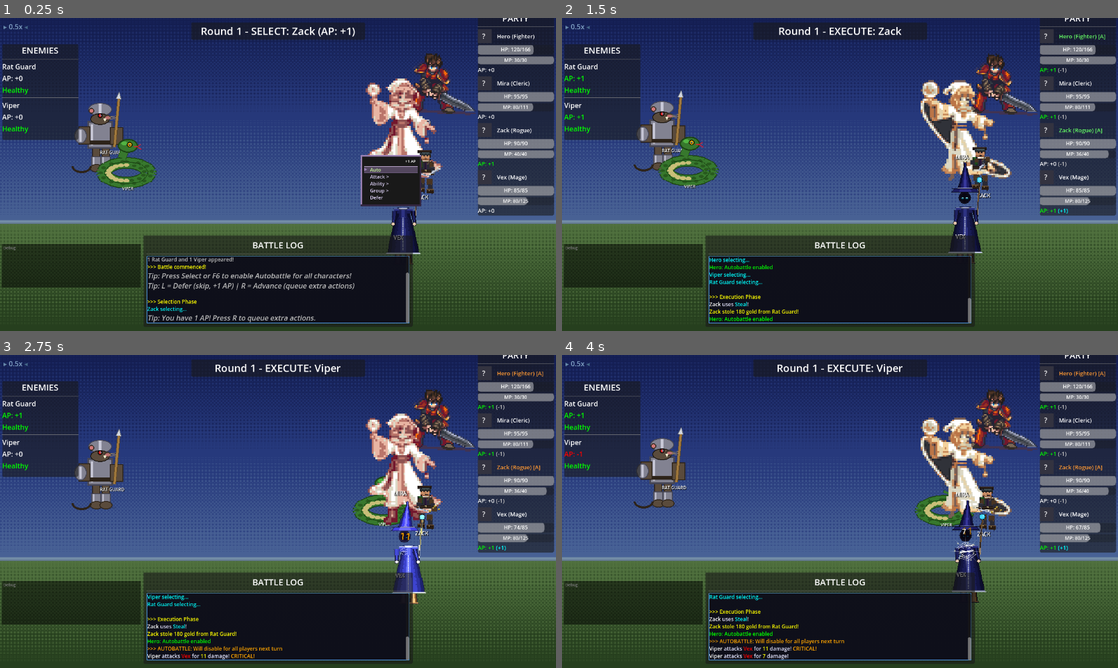
Above: before the commit, frames 1-4 (two rows, left to right).
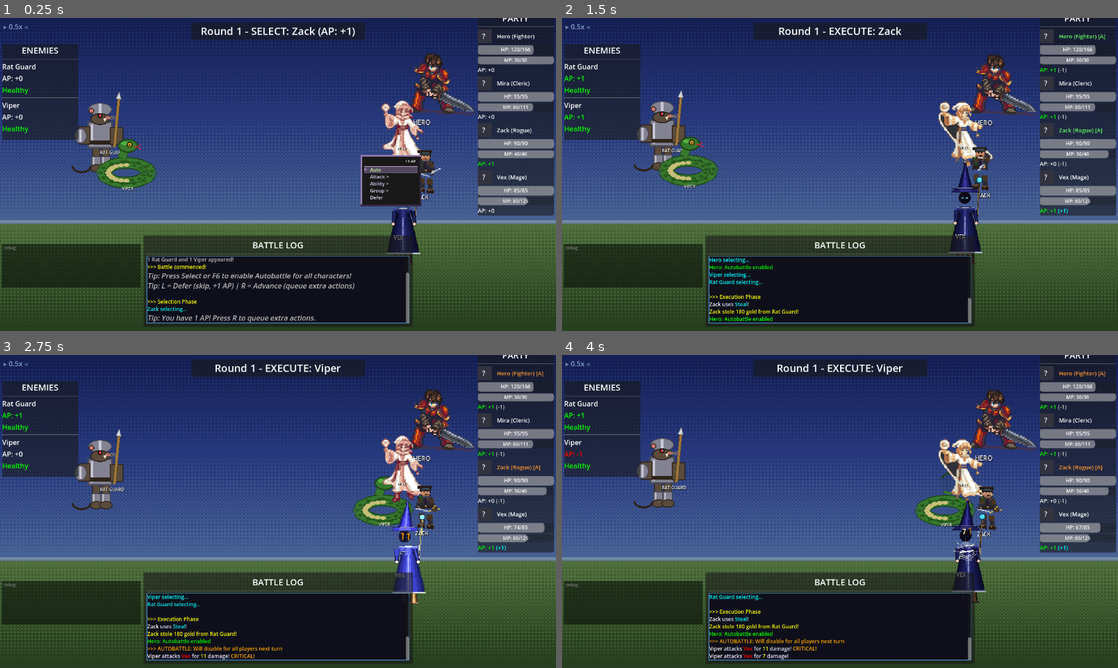
Above: after the commit, the same moments.

Repository: struktured-labs/cowardly-irregular
Game: Godot game, scene res://src/battle/BattleScene.tscn
Same seed, same stepped clock (60 frames per second), same inputs: the game is played once before the commit and once after it. This scene is started directly instead of the project's main scene.
Inputs (mouse positions are in pixels of both pictures, inside the frame that each line leads up to):
- Up to frame 1 (0.25 s): no input
- Up to frame 2 (1.5 s): tap Enter at 0.5 s; move the mouse to (962, 158) at 0.52 s; hold Right (ui_right) 0.53-1.25 s; hold R (battle_advance) 0.53-1.25 s; click (962, 158) at 0.67 s; tap Z (ui_accept) at 0.77, 1.07 s; drag from (728, 190) to (812, 237) at 1.27 s
- Up to frame 3 (2.75 s): move the mouse to (333, 442) at 2.02 s; hold Right (ui_right) from 2.03 s (still down); hold Tab (battle_toggle_auto) from 2.03 s (still down)
- Up to frame 4 (4 s): release Right (ui_right) at 2.75 s; release Tab (battle_toggle_auto) at 2.75 s; drag from (812, 574) to (673, 464) at 2.77 s; move the mouse to (1006, 558) at 3.52 s; hold Left (ui_left) from 3.53 s (still down); tap Alt at 3.6 s; tap Z (ui_accept) at 3.77 s

The runs differ from the first frame. In frame 1, 1.7% of the frame differs, in the area x 65-80%, y 19-52%; in frame 2, 2.3%, in the area x 64-81%, y 19-54%; in frame 3, 2.2%; in frame 4, 2.3%.

Commit message:
fix: cleric SDXL sprite too large — scale down to 180px display height
SDXL cleric fills entire 256x256 frame edge-to-edge unlike other jobs
which have empty space around the character. Reduced from 300px to 180px.

Co-Authored-By: Claude Opus 4.6 (1M context) <noreply@anthropic.com>

Diff:
--- a/src/battle/BattleScene.gd
+++ b/src/battle/BattleScene.gd
@@ -635,7 +635,7 @@
 		# Tune these to align characters visually despite different art sizes within frames.
 		const JOB_DISPLAY_HEIGHTS: Dictionary = {
 			"fighter": 375.0,   # Artist sprite — character is small in 256x256 frame
-			"cleric": 300.0,    # SDXL sprite — character fills more of the frame
+			"cleric": 180.0,    # SDXL sprite — character fills entire frame, scale way down
 			"mage": 300.0,
 			"rogue": 300.0,
 			"bard": 300.0,
